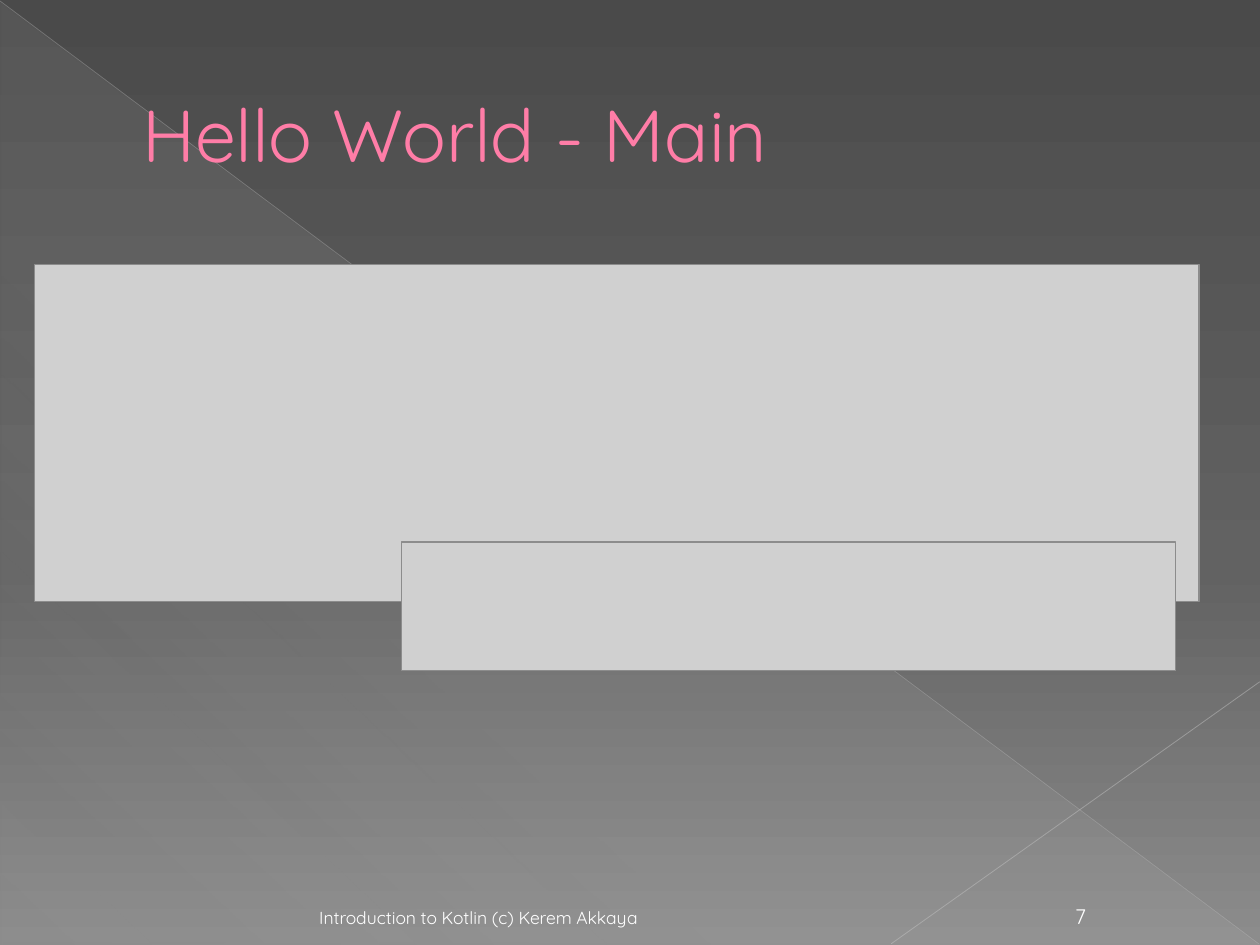
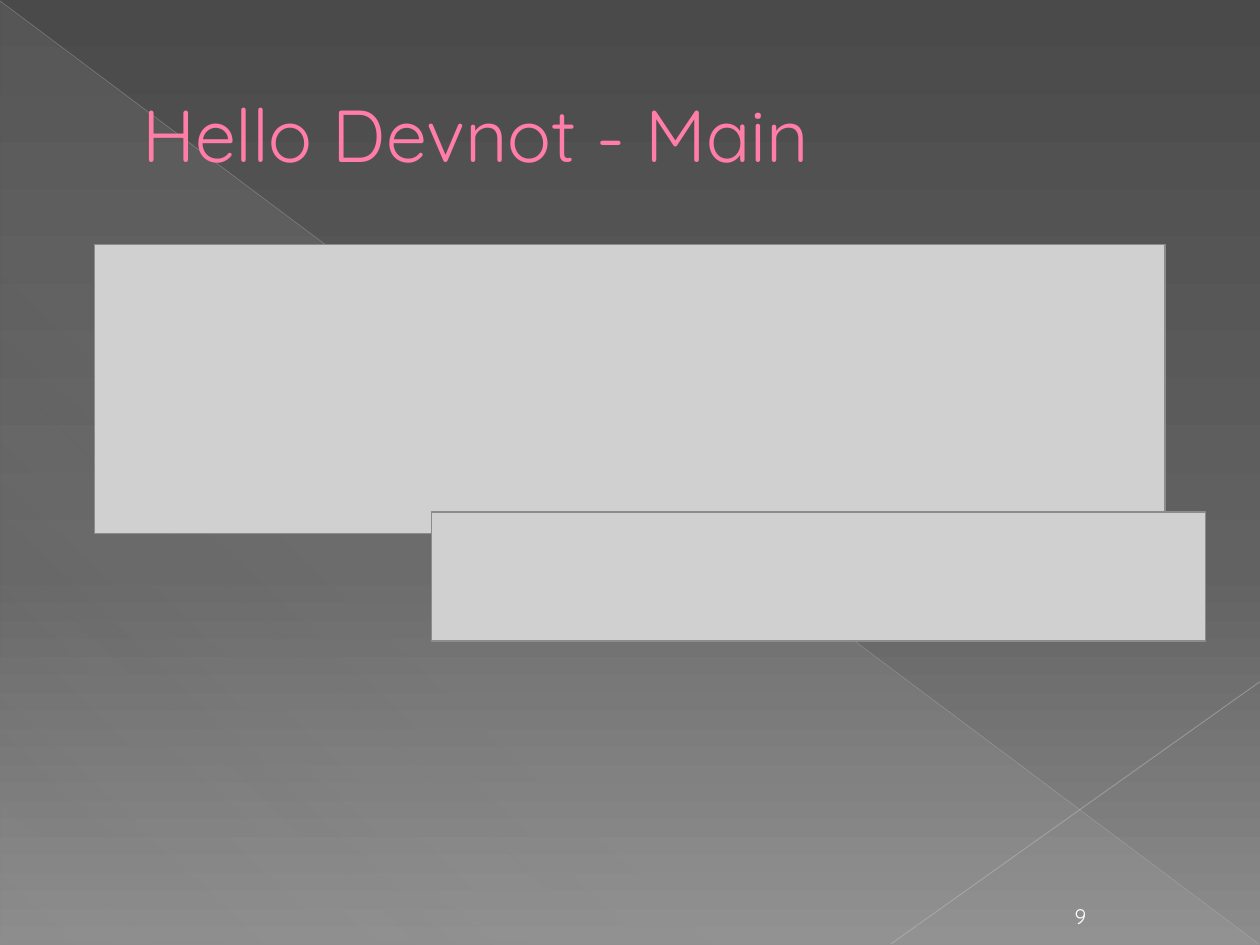
Before and after one commit to KeremAkkaya/kotlinpresentation, a slide deck: slide 9 of Kotlin Programlamaya Giriş.pptx (slide 7 before the commit). Drawn at 1260x945 pixels with LibreOffice and Linux fonts; fonts in the diff are those of the drawing; grey boxes stand for pictures; background and template pictures are left out. Boxes give left, top, right and bottom in pixels: in the first picture for what was removed or moved away, otherwise in the second. Text is boxed around its words. In the diff, an @@ line names an element or a change of style, - is before the commit and + after.

Commit message:
Introduction to kotlin

```diff
--- a/Kotlin Programlamaya Giriş.pptx
+++ b/Kotlin Programlamaya Giriş.pptx
@@ title at bbox=[142, 107, 808, 163]: text changed @@
-Hello World - Main
+Hello Devnot - Main
@@ picture: place and size @@
-picture at bbox=[35, 265, 1200, 602]
+picture at bbox=[94, 244, 1166, 534]
@@ picture: place and size @@
-picture at bbox=[402, 542, 1176, 670]
+picture at bbox=[432, 512, 1206, 640]
@@ text removed at bbox=[319, 911, 637, 928] @@
-Introduction to Kotlin (c) Kerem Akkaya
@@ page number at bbox=[1075, 909, 1087, 924]: text changed @@
-7
+9
```
Also in this commit, not shown: 47 other slides changed, 8 slides added, 1 other file.
